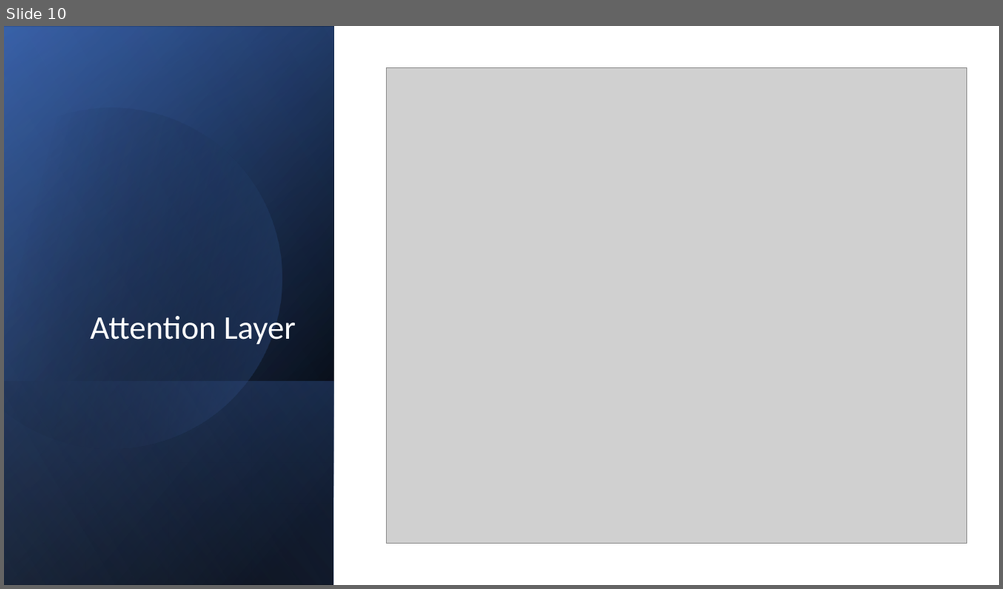
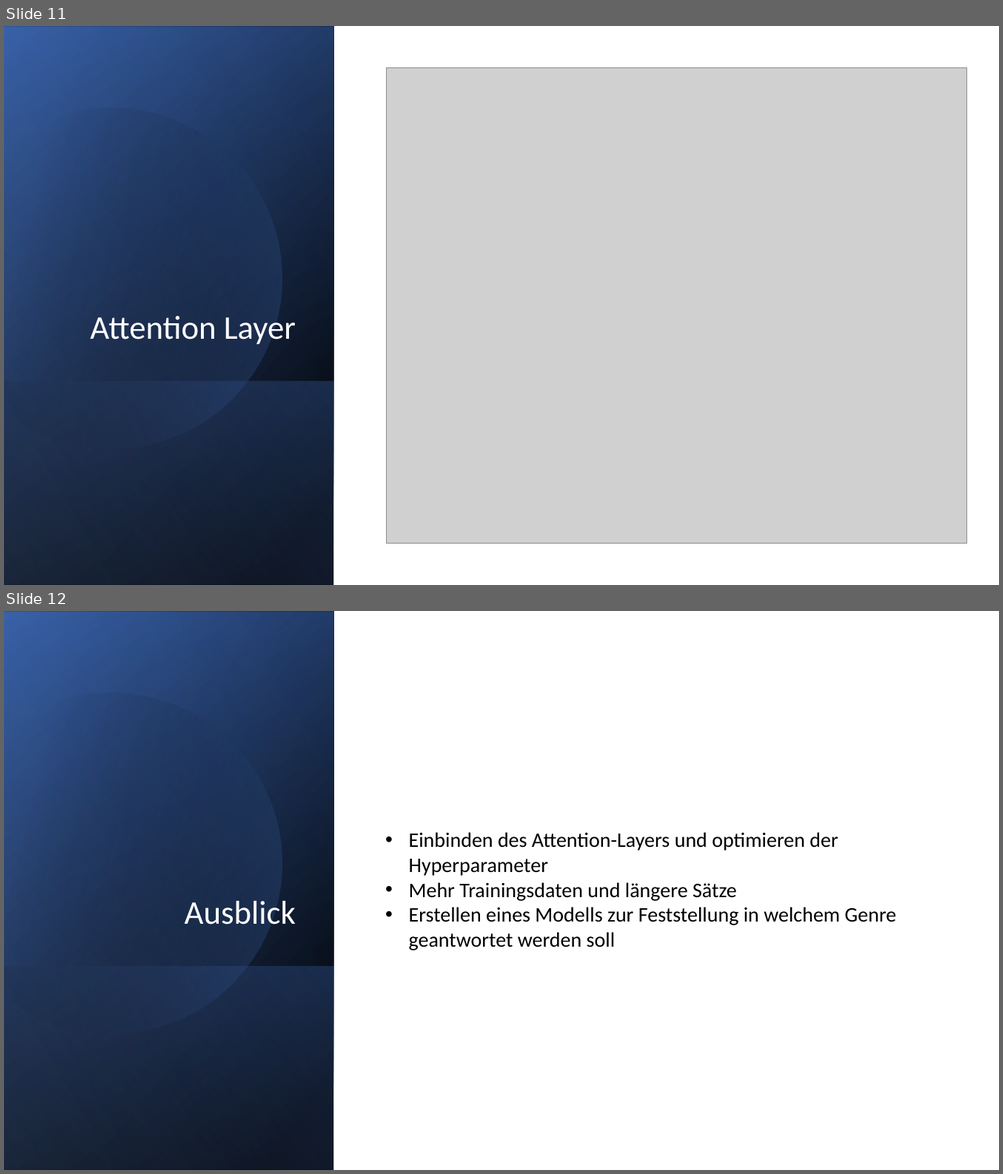
Before and after one commit to techsupport-noah/ML-Projekt, a slide deck: Chatbot.pptx. Shown one above the other, each under a label of ours: slide 10 before the commit, slides 11 and 12 after it. The pictures are 1003x589 and 1003x1174 pixels, drawn with LibreOffice and Linux fonts; fonts in the diff are those of the drawing; grey boxes stand for pictures. Boxes give left, top, right and bottom in pixels: in the first picture for what was removed or moved away, otherwise in the second. Text is boxed around its words. In the diff, an @@ line names an element or a change of style, - is before the commit and + after.

```diff
--- a/Chatbot.pptx
+++ b/Chatbot.pptx
@@ slide 12 added at bbox=[4, 611, 999, 1170], background #FFFFFF @@
@@ rectangle added at bbox=[4, 611, 999, 1170], fill #FFFFFF @@
@@ rectangle added at bbox=[4, 611, 334, 1170], fill gradient #000000 to #2F5597 @@
@@ rectangle added at bbox=[4, 612, 334, 1170], fill gradient #000000 to #4472C4 @@
@@ rectangle added at bbox=[4, 611, 334, 1170], fill gradient #000000 to #8FAADC @@
@@ freeform shape added at bbox=[4, 652, 323, 1068], fill gradient #000000 to #4472C4 @@
@@ text added at bbox=[409, 832, 896, 951], 20 pt, text #000000 @@
+• Einbinden des Attention-Layers und optimieren der Hyperparameter
+• Mehr Trainingsdaten und längere Sätze
+• Erstellen eines Modells zur Feststellung in welchem Genre geantwortet werden soll
@@ title added at bbox=[185, 901, 296, 925], 32 pt, text #FFFFFF @@
+Ausblick
@@ rectangle added at bbox=[4, 966, 334, 1170], fill gradient #4472C4 to #000000 @@
@@ what was slide 10 is now slide 11 @@
```
Also in this commit, not shown: 1 other slide added.
